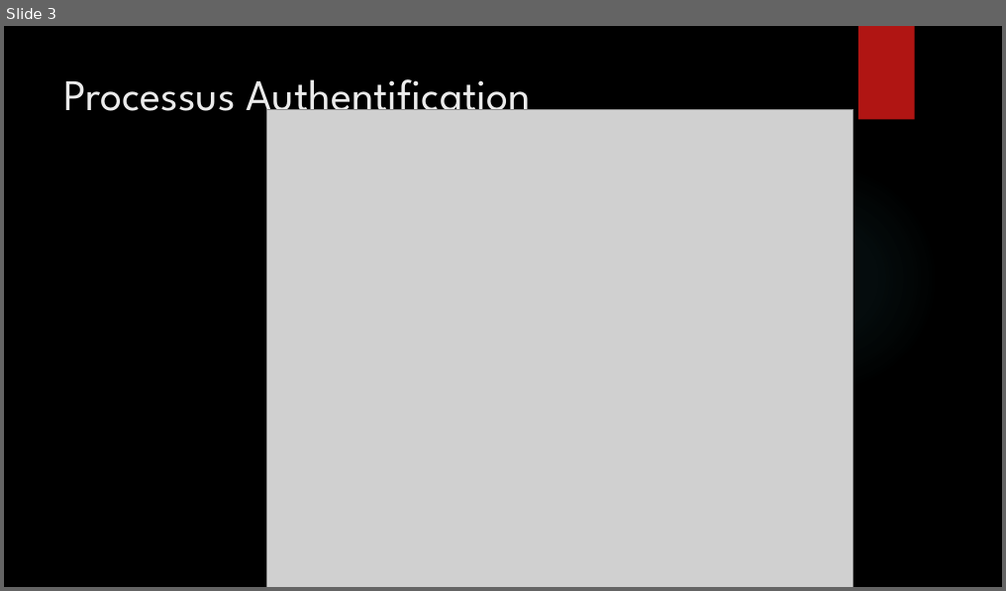
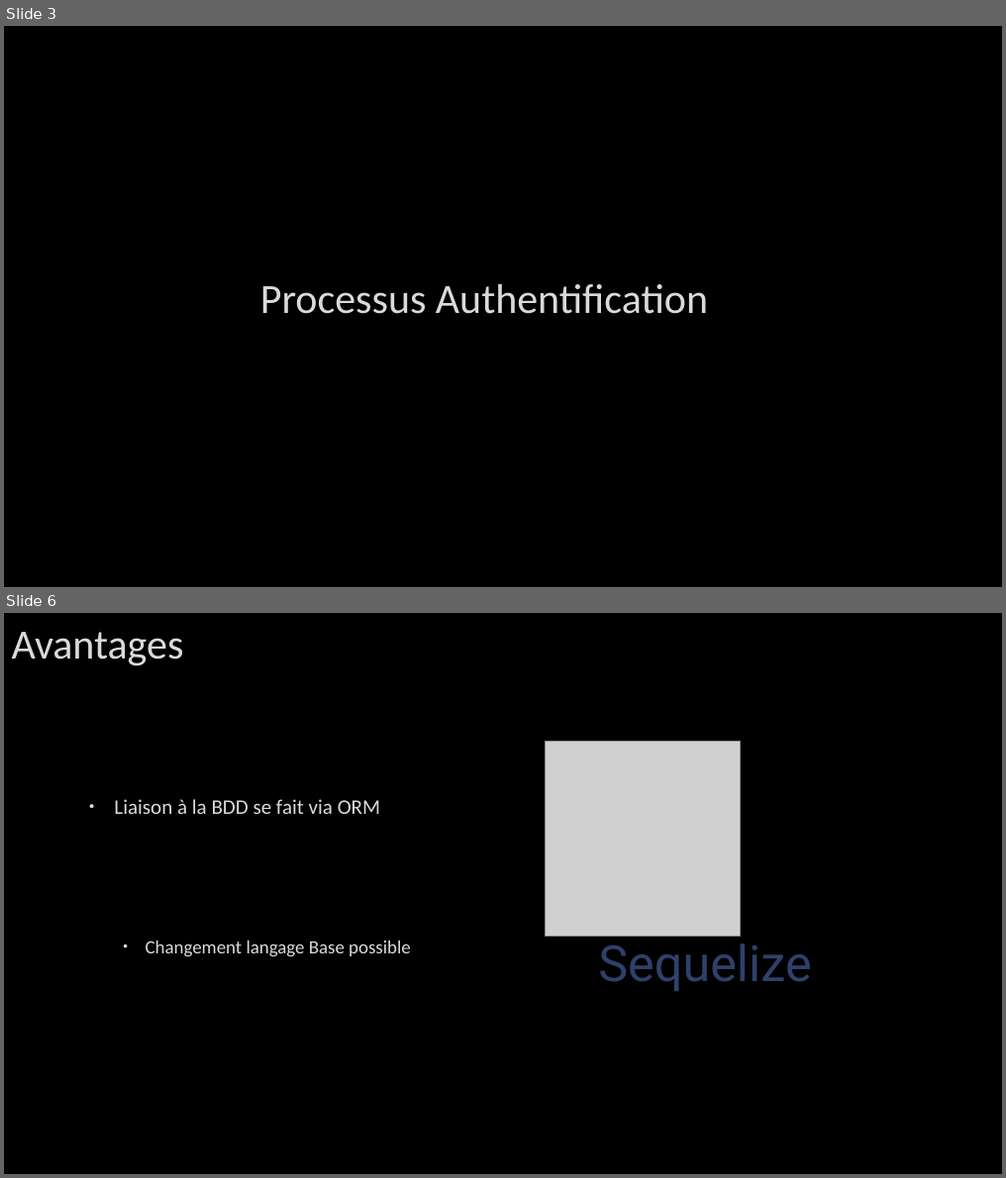
Before and after one commit to mbonjour/Shoot4Stats, a slide deck: Documentation/Défense/Shoot4stats.pptx. Shown one above the other, each under a label of ours: slide 3 before the commit, slides 3 and 6 after it; the slides between them are not shown. The pictures are 1006x591 and 1006x1178 pixels, drawn with LibreOffice and Linux fonts; fonts in the diff are those of the drawing; grey boxes stand for pictures; background and template pictures are left out. Boxes give left, top, right and bottom in pixels: in the first picture for what was removed or moved away, otherwise in the second. Text is boxed around its words. In the diff, an @@ line names an element or a change of style, - is before the commit and + after.

```diff
--- a/Documentation/Défense/Shoot4stats.pptx
+++ b/Documentation/Défense/Shoot4stats.pptx
@@ slide 6 added at (x1=4, y1=613, x2=1002, y2=1174), background picture (left out) @@
@@ title added at (x1=12, y1=632, x2=184, y2=666), 40 pt, text #DADADA @@
+Avantages
@@ picture added at (x1=546, y1=741, x2=740, y2=936) @@
@@ text added at (x1=114, y1=799, x2=411, y2=958), 18 pt, text #DADADA @@
+• Liaison à la BDD se fait via ORM
+  • Changement langage Base possible
@@ text added at (x1=598, y1=936, x2=811, y2=991), 48 pt, text #2F406A @@
+Sequelize
@@ slide 3 changed as well @@
@@ rectangle removed at (x1=858, y1=26, x2=915, y2=120) @@
@@ picture removed at (x1=266, y1=109, x2=853, y2=587) @@
@@ ellipse removed at (x1=709, y1=163, x2=939, y2=393) @@
@@ title "Processus Authentification" moved from (x1=64, y1=79, x2=531, y2=124) to (x1=260, y1=284, x2=708, y2=314) @@
@@ title "Processus Authentification" at (x1=260, y1=284, x2=708, y2=314): size 42 to 40 pt, font League Spartan to Calibri, text colour #EBEBEB to #DADADA, letter outline none to #404040 0.75 pt; vertical alignment top to middle @@
```
Also in this commit, not shown: 4 other slides changed, 5 other slides added.
